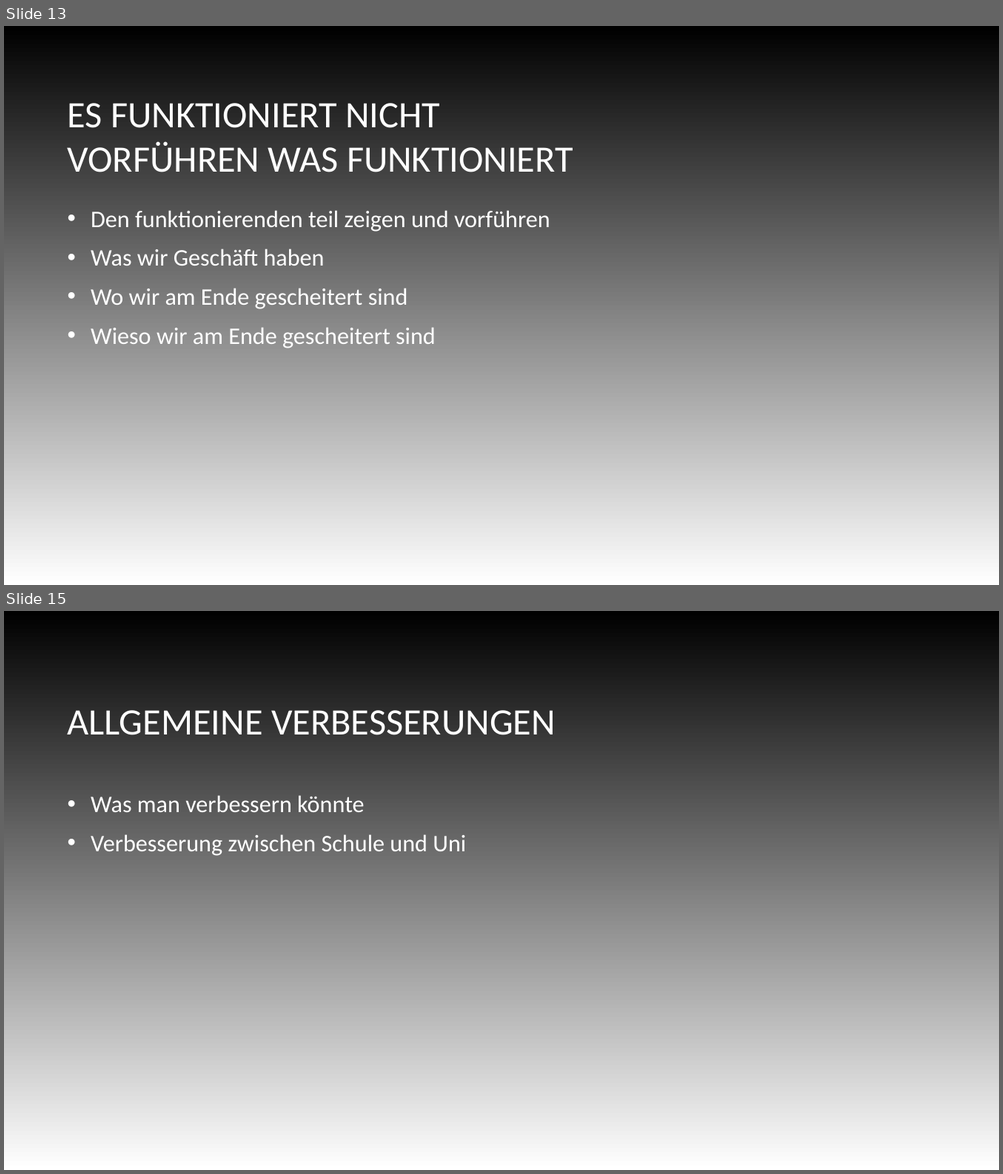
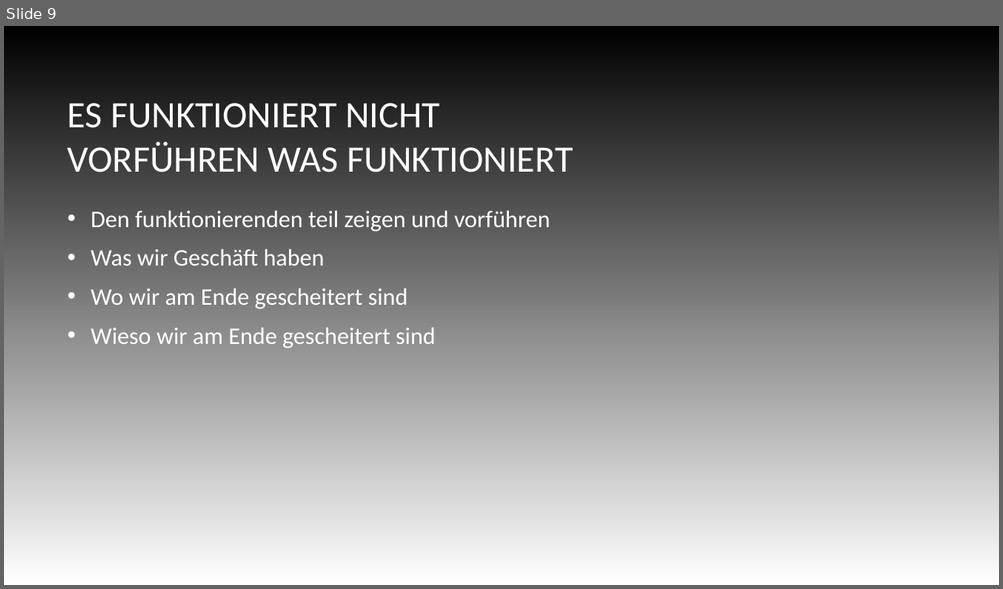
Before and after one commit to I8pieunihaspel/Uniprojekt, a slide deck: Präsentation/Uni-Projekt.odp. Shown one above the other, each under a label of ours: slides 13 and 15 before the commit, slide 9 after it; the slides between them are not shown. The pictures are 1003x1174 and 1003x589 pixels, drawn with LibreOffice and Linux fonts; fonts in the diff are those of the drawing; background and template pictures are left out. Boxes give left, top, right and bottom in pixels: in the first picture for what was removed or moved away, otherwise in the second. Text is boxed around its words. In the diff, an @@ line names an element or a change of style, - is before the commit and + after.

```diff
--- a/Präsentation/Uni-Projekt.odp
+++ b/Präsentation/Uni-Projekt.odp
@@ slide 15 removed at <box>4,611,999,1170</box>, background picture (left out) @@
@@ title removed at <box>68,710,555,735</box> @@
-ALLGEMEINE VERBESSERUNGEN
@@ text removed at <box>91,795,466,856</box> @@
-• Was man verbessern könnte
-• Verbesserung zwischen Schule und Uni
@@ what was slide 13 is now slide 9 @@
```
Also in this commit, not shown: 3 slides changed, 2 slides added, 4 other slides removed.
